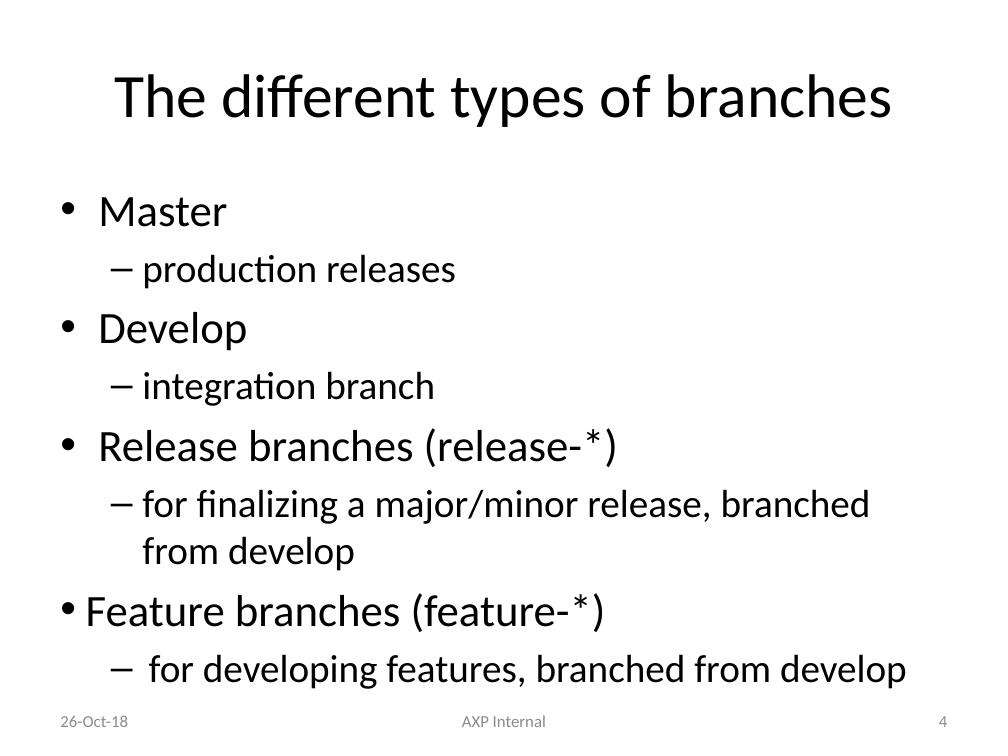
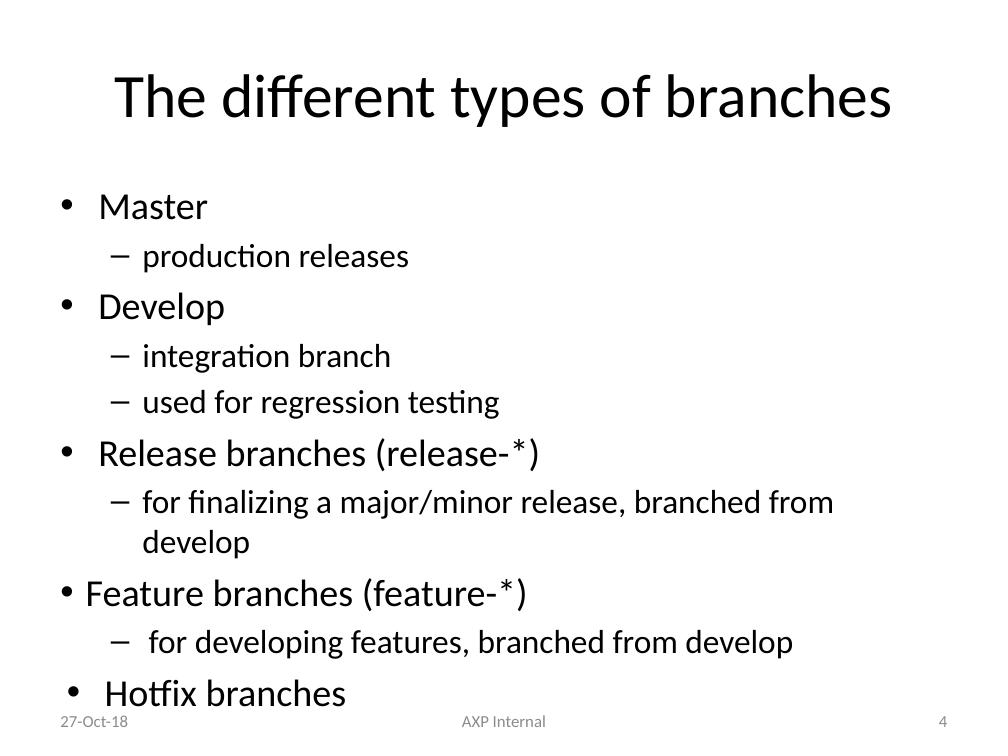
Before and after one commit to liyuan6006/GitStrategies, a slide deck: slide 4 of Branching.pptx. Drawn at 1008x756 pixels with LibreOffice and Linux fonts; fonts in the diff are those of the drawing. Boxes give left, top, right and bottom in pixels: in the first picture for what was removed or moved away, otherwise in the second. Text is boxed around its words. In the diff, an @@ line names an element or a change of style, - is before the commit and + after.

```diff
--- a/Branching.pptx
+++ b/Branching.pptx
@@ text at (86,194,834,659): paragraph added @@
+• Hotfix branches
@@ text at (86,194,834,659): size 32 to 27.2 pt in "Master", "Develop", "Release branches (release-*)", "Feature branches (feature-*)"; size 28 to 23.8 pt in "production releases", "integration branch", "for finalizing a major/minor release, branched from ...", "for developing features, branched from develop" @@
@@ text at (142,390,500,419): paragraph added @@
+  – used for regression testing
@@ text at (60,715,128,727): text changed @@
-26-Oct-18
+27-Oct-18
```
Also in this commit, not shown: 17 other slides changed, 1 slide added, 2 slides removed.
